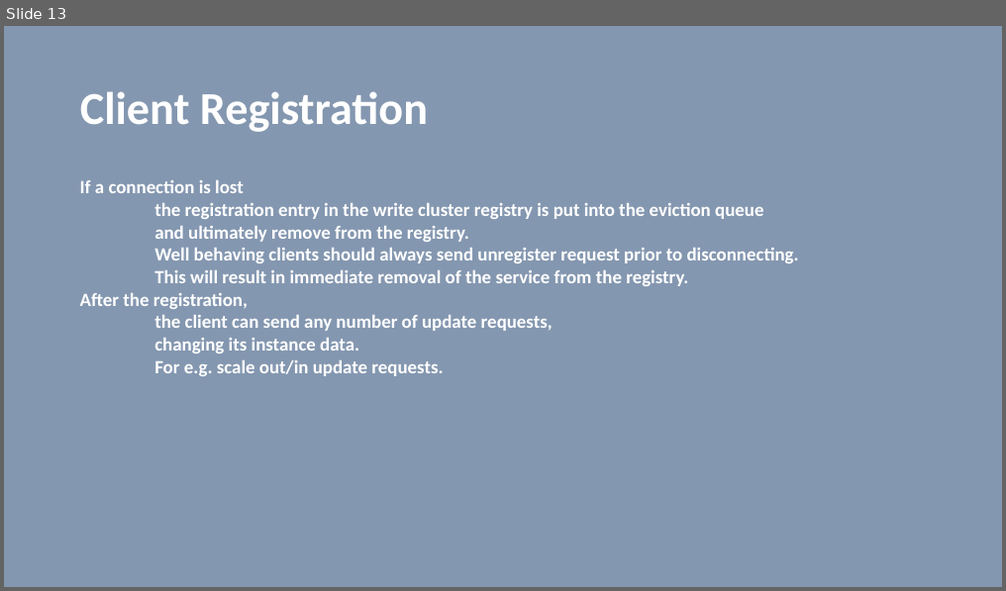
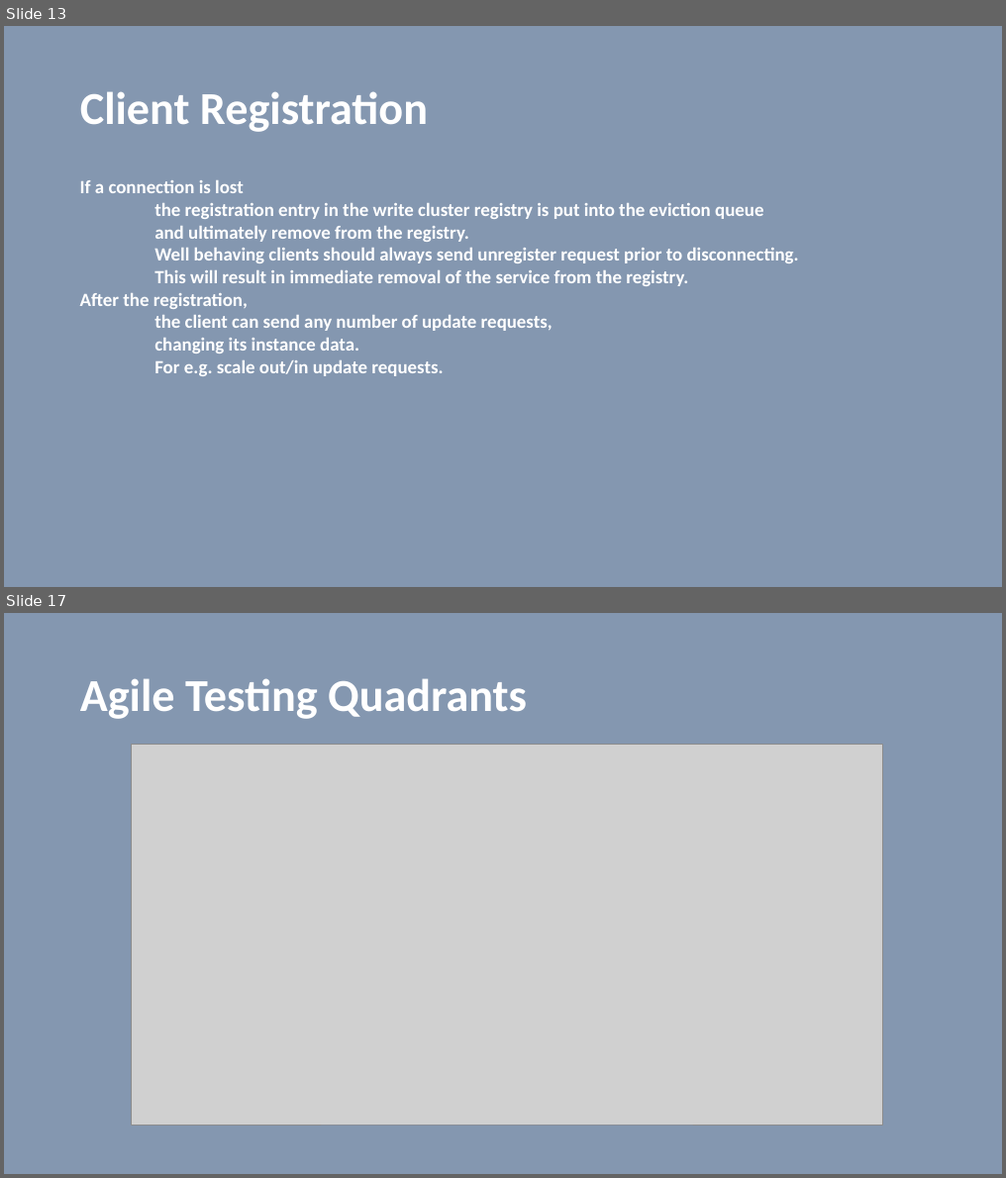
Before and after one commit to vilasvarghese/microservices, a slide deck: training/day3/Day3.pptx. Shown one above the other, each under a label of ours: slide 13 before the commit, slides 13 and 17 after it; the slides between them are not shown. The pictures are 1006x591 and 1006x1178 pixels, drawn with LibreOffice and Linux fonts; fonts in the diff are those of the drawing; grey boxes stand for pictures. Boxes give left, top, right and bottom in pixels: in the first picture for what was removed or moved away, otherwise in the second. Text is boxed around its words. In the diff, an @@ line names an element or a change of style, - is before the commit and + after.

```diff
--- a/training/day3/Day3.pptx
+++ b/training/day3/Day3.pptx
@@ slide 17 added at [4, 613, 1002, 1174], background #8497B0 @@
@@ title added at [80, 678, 527, 719], 44 pt, text #FFFFFF, bold @@
+Agile Testing Quadrants
@@ picture added at [132, 745, 883, 1125] @@
```
Also in this commit, not shown: 10 other slides added, 2 slides removed, 3 other files.
